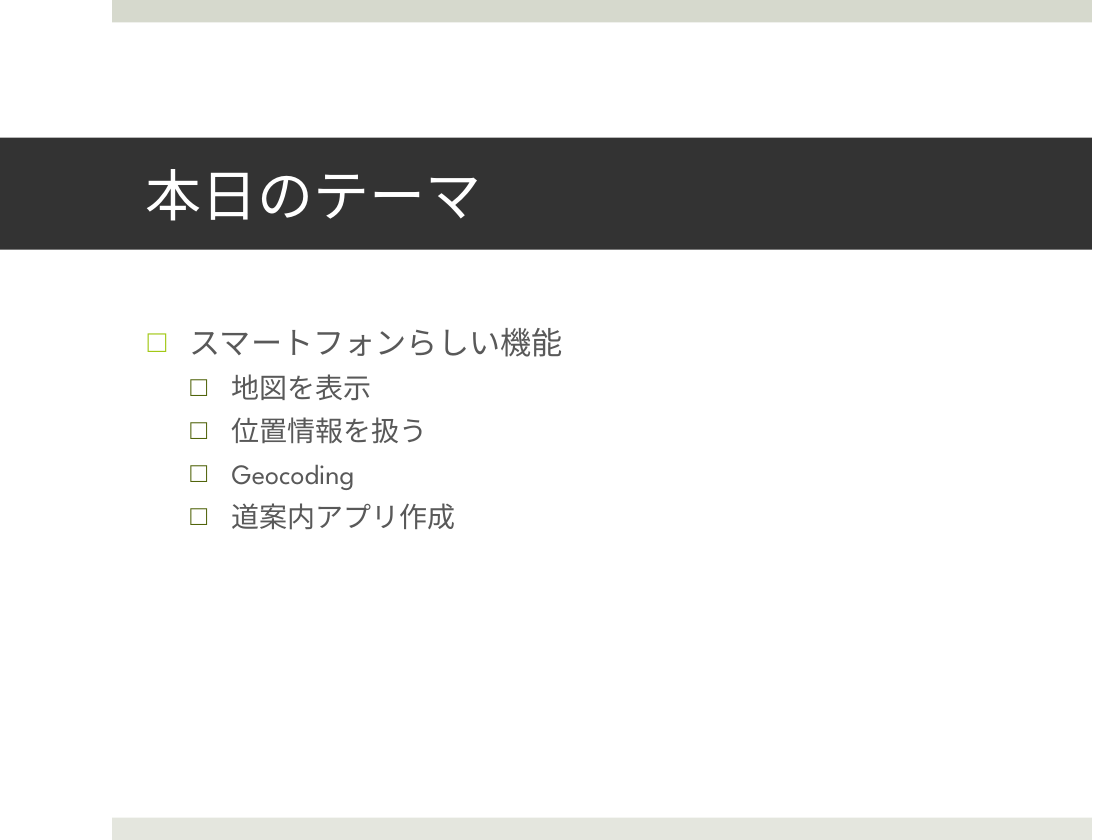
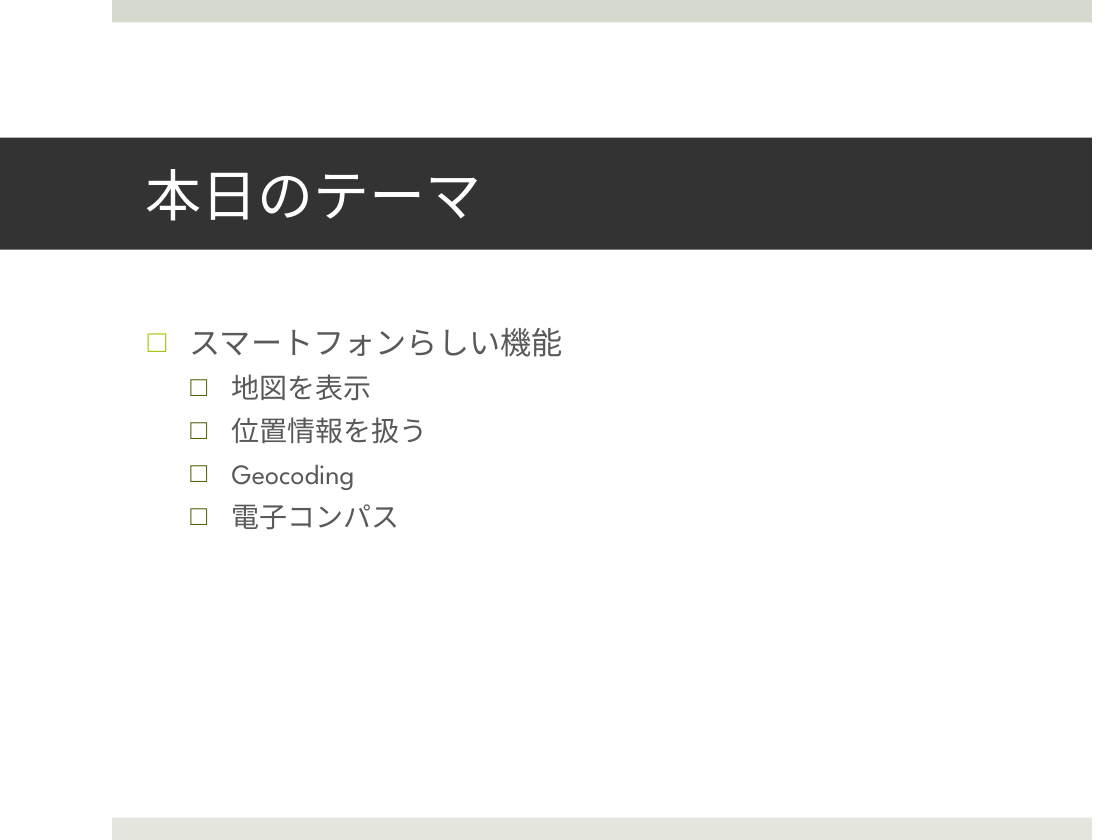
Before and after one commit to yagitoshiro/study3, a slide deck: slide 2 of study3.pptx. Drawn at 1120x840 pixels with LibreOffice and Linux fonts; fonts in the diff are those of the drawing. Boxes give left, top, right and bottom in pixels: in the first picture for what was removed or moved away, otherwise in the second. Text is boxed around its words. In the diff, an @@ line names an element or a change of style, - is before the commit and + after.

```diff
--- a/study3.pptx
+++ b/study3.pptx
@@ text at [232,504,400,530]: text changed @@
-  □ 道案内アプリ作成
+  □ 電子コンパス
```
Also in this commit, not shown: 2 other slides changed, 6 other files.
